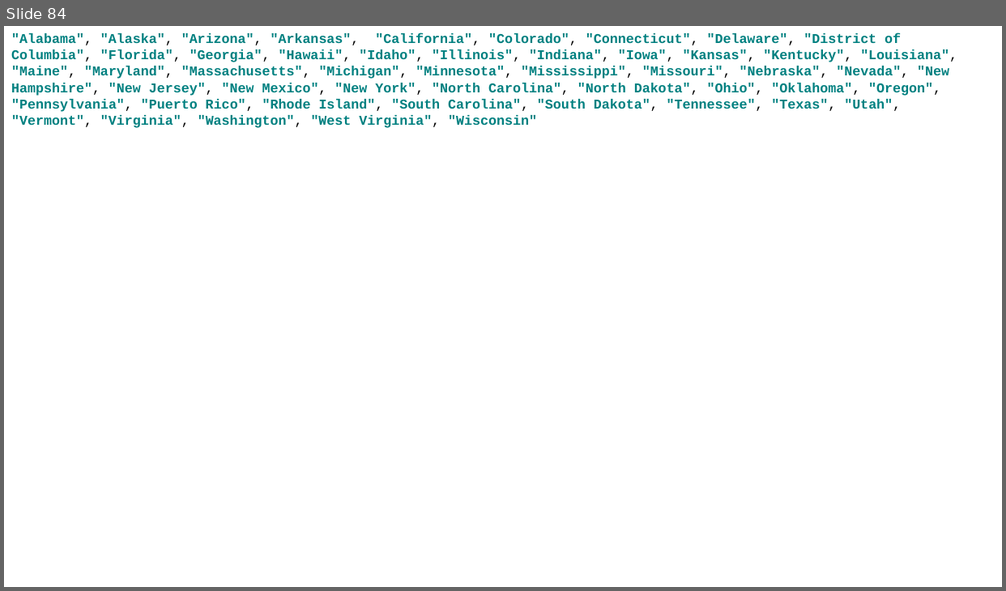
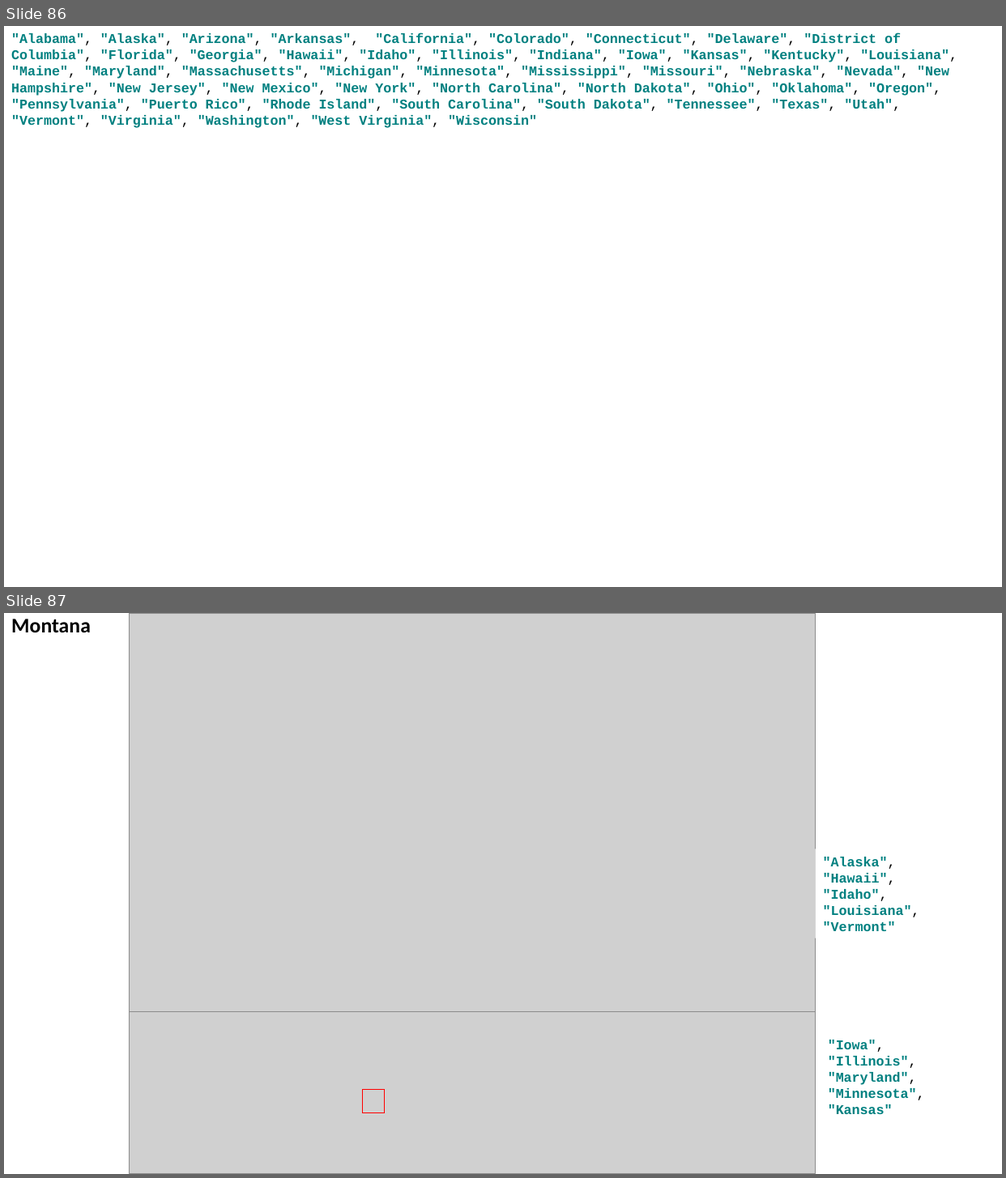
Before and after one commit to pcyoung75/GlobalForecasting, a slide deck: doc/Paper Images.pptx. Shown one above the other, each under a label of ours: slide 84 before the commit, slides 86 and 87 after it. The pictures are 1006x591 and 1006x1178 pixels, drawn with LibreOffice and Linux fonts; fonts in the diff are those of the drawing; grey boxes stand for pictures. Boxes give left, top, right and bottom in pixels: in the first picture for what was removed or moved away, otherwise in the second. Text is boxed around its words. In the diff, an @@ line names an element or a change of style, - is before the commit and + after.

```diff
--- a/doc/Paper Images.pptx
+++ b/doc/Paper Images.pptx
@@ slide 87 added at [4, 613, 1002, 1174], background #FFFFFF @@
@@ title added at [11, 619, 91, 633], 20 pt, text #000000, bold @@
+Montana
@@ picture added at [130, 614, 816, 1012] @@
@@ picture added at [130, 772, 816, 1174] @@
@@ text added at [823, 857, 920, 931], 13 pt, text #008080, bold @@
+"Alaska", "Hawaii", "Idaho", "Louisiana", "Vermont"
@@ text added at [828, 1040, 925, 1114], 13 pt, text #008080, bold @@
+"Iowa", "Illinois", "Maryland", "Minnesota", "Kansas"
@@ rectangle added at [363, 1090, 385, 1113], outline #FF0000 1 pt @@
@@ what was slide 84 is now slide 86 @@
```
Also in this commit, not shown: 5 slides changed, 8 other slides added, 5 other files.
